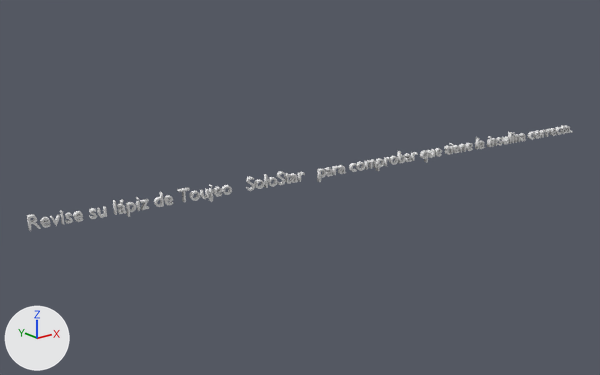
An edit to the Blender file Medical/Assets/AR2/Seba/Textos/Paso 1/Paso1.2.blend, drawn before and after from the same camera.
The view is the same before and after, from a camera (50 mm lens) standing at (-18.5, -33.1, 13.7) and looking at (8.9, 1.2, 0.0). Every picture has the same lights, and +X, +Y and +Z are marked at lower left.

Objects in the first picture: 'Text'.
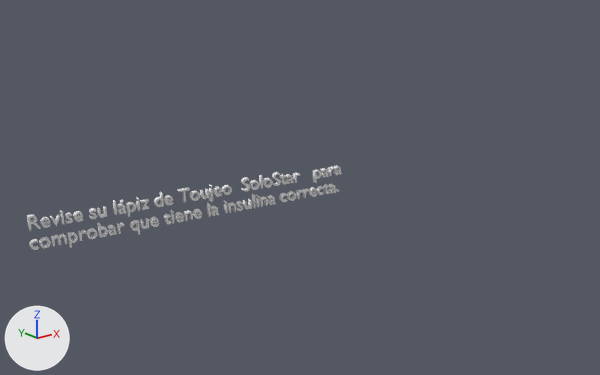
Changed parts and their boxes [x1, y1, x2, y2] in the pictures (600 x 375 px):
'Text', text changed
    before: [27, 125, 573, 231]
    after: [27, 166, 342, 250]

The change, as a diff of the scene's bpy script:
```diff
--- a/Medical/Assets/AR2/Seba/Textos/Paso 1/Paso1.2.blend.py
+++ b/Medical/Assets/AR2/Seba/Textos/Paso 1/Paso1.2.blend.py
@@ txt_text @@
 txt_text = bpy.data.curves.new('Text', 'FONT')
-txt_text.body = 'Revise su lápiz de Toujeo   SoloStar   para comprobar que tiene la insulina correcta.'
+txt_text.body = 'Revise su lápiz de Toujeo  SoloStar   para\ncomprobar que tiene la insulina correcta.'
 txt_text.extrude = 0.118
```
